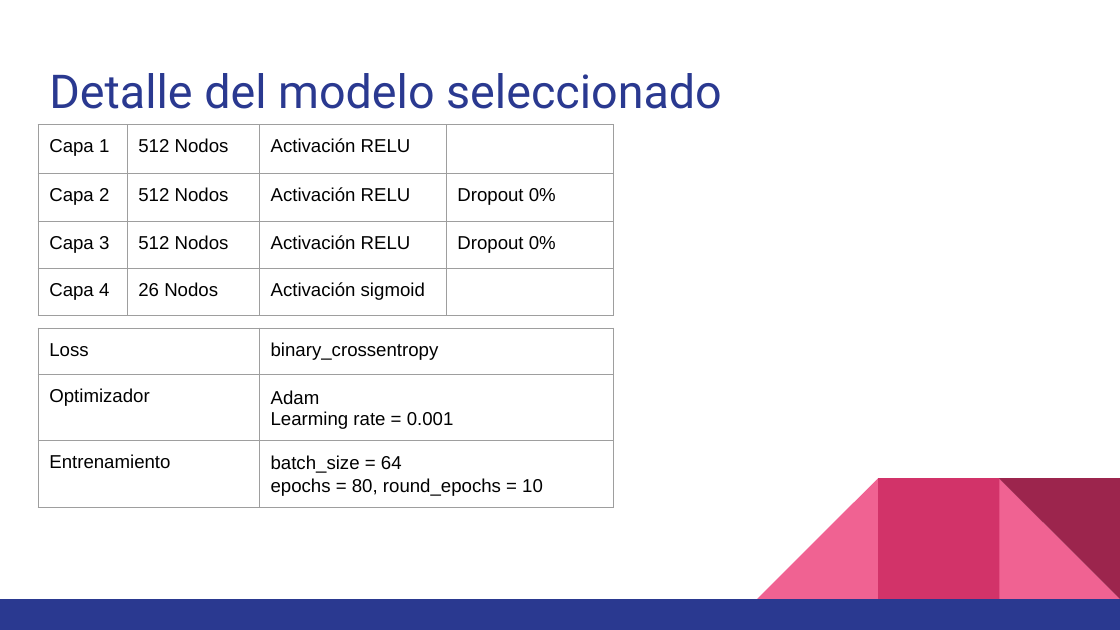
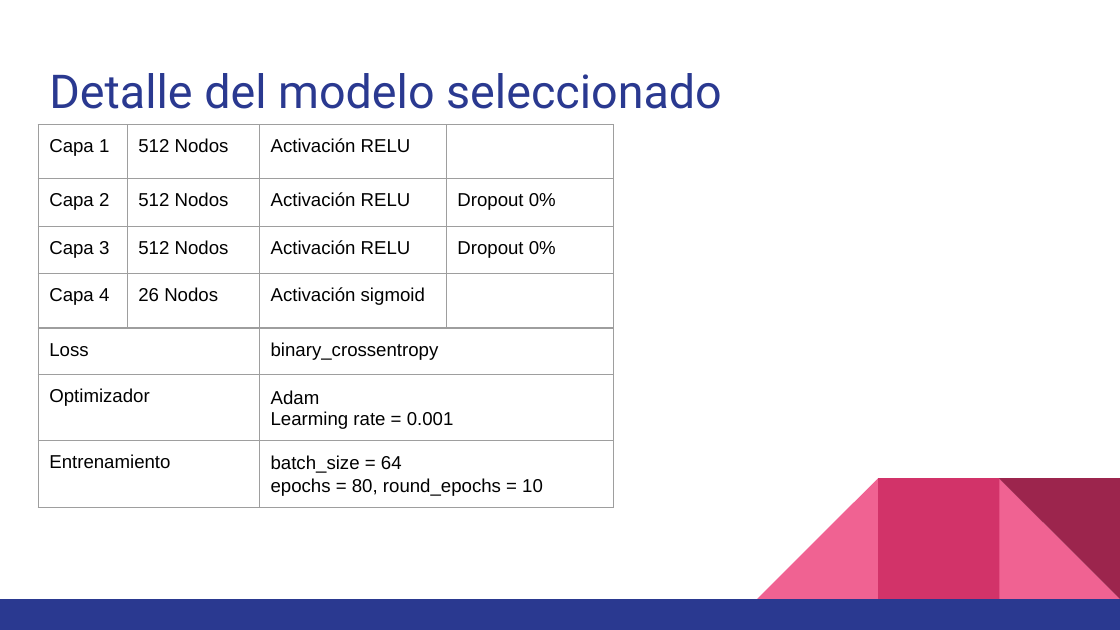
Before and after one commit to cscovino/TED-Talks-Analysis, a slide deck: slide 49 of presentacion/Grupo_4_TED_Talks.pptx (slide 48 before the commit). Drawn at 1120x630 pixels with LibreOffice and Linux fonts; fonts in the diff are those of the drawing. Boxes give left, top, right and bottom in pixels: in the first picture for what was removed or moved away, otherwise in the second. Text is boxed around its words. In the diff, an @@ line names an element or a change of style, - is before the commit and + after.

```diff
--- a/presentacion/Grupo_4_TED_Talks.pptx
+++ b/presentacion/Grupo_4_TED_Talks.pptx
@@ table: place and size @@
-table at <box>38,124,614,315</box>
+table at <box>38,124,614,492</box>
@@ table: place and size @@
-table at <box>38,328,614,513</box>
+table at <box>38,328,614,630</box>
```
Also in this commit, not shown: 1 other slide changed, 1 slide added, 1 other file.
